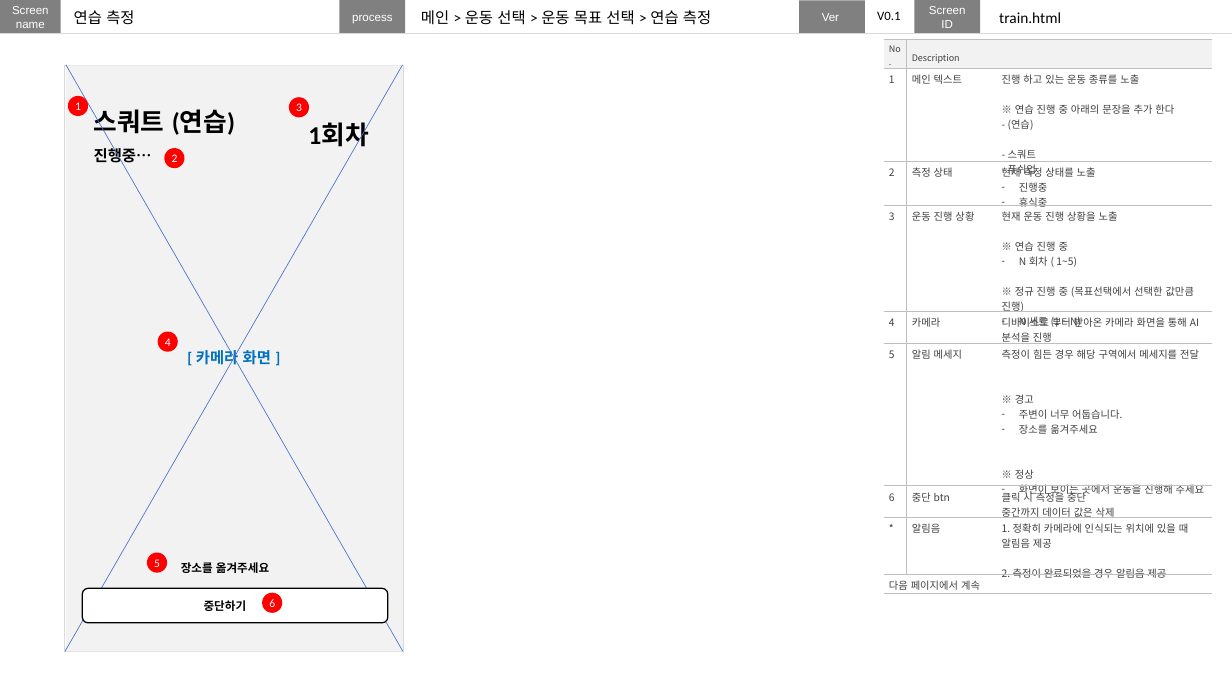
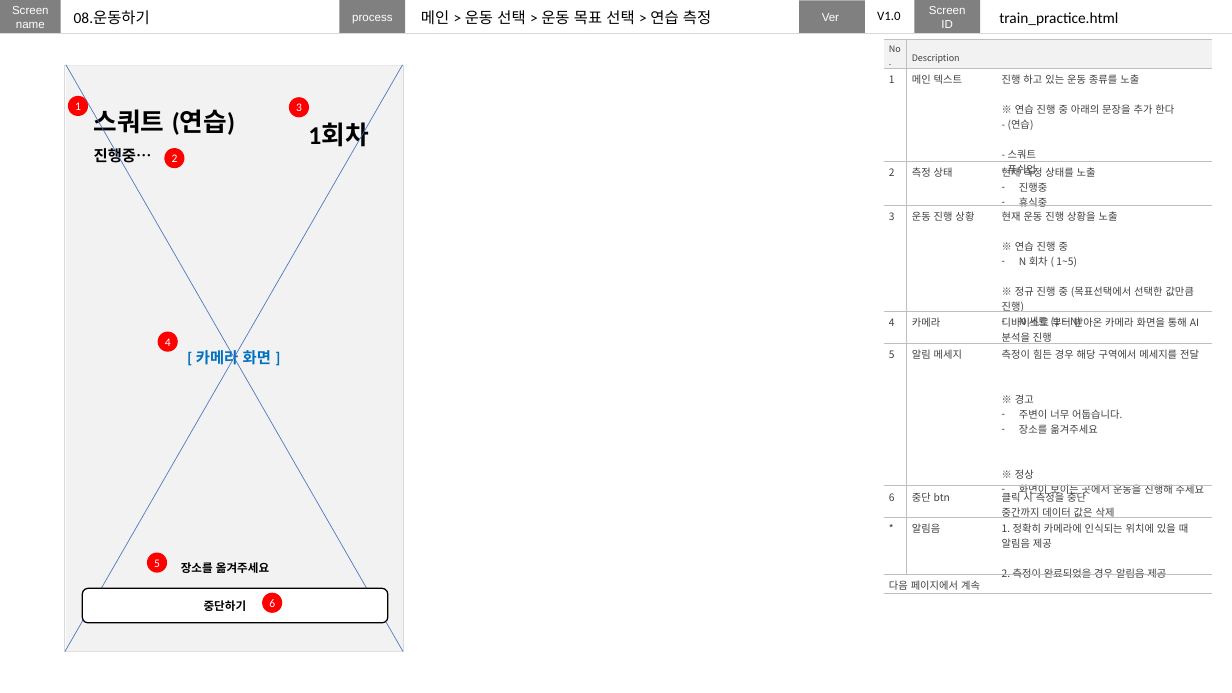
Before and after one commit to nohminkyoung/final_anchovy, a slide deck: slide 32 of plan/finalproject.pptx (slide 28 before the commit). Drawn at 1232x693 pixels with LibreOffice and Linux fonts; fonts in the diff are those of the drawing. Boxes give left, top, right and bottom in pixels: in the first picture for what was removed or moved away, otherwise in the second. Text is boxed around its words. In the diff, an @@ line names an element or a change of style, - is before the commit and + after.

```diff
--- a/plan/finalproject.pptx
+++ b/plan/finalproject.pptx
@@ text removed at [74,10,134,25] @@
-연습 측정
@@ text added at [74,10,150,25], 12 pt, text #000000 @@
+08.운동하기
@@ text at [877,11,900,20]: text changed @@
-V0.1
+V1.0
@@ text at [999,12,1118,26]: text changed @@
-train.html
+train_practice.html
```
Also in this commit, not shown: 29 other slides changed, 7 slides added, 9 slides removed.
